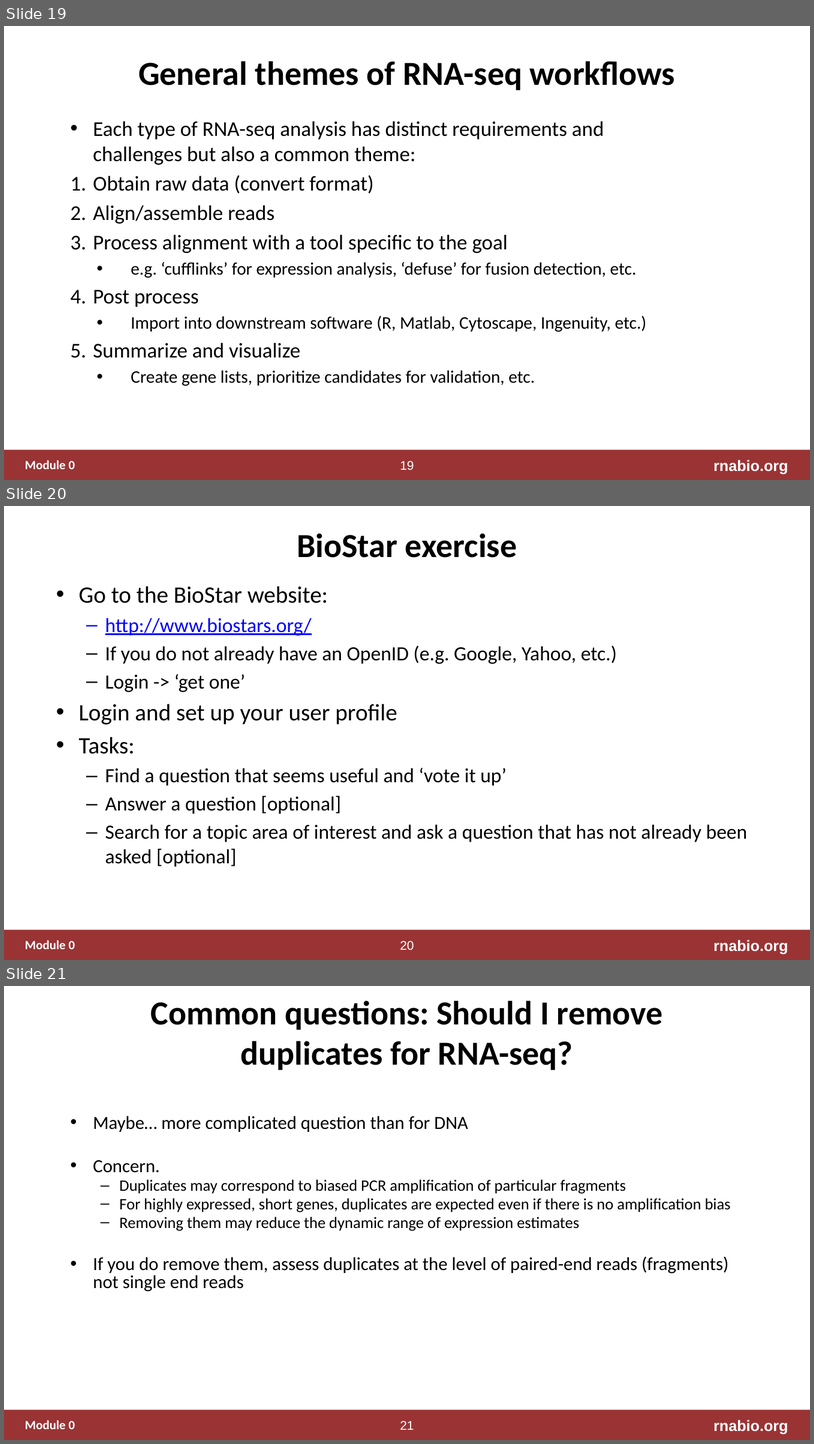
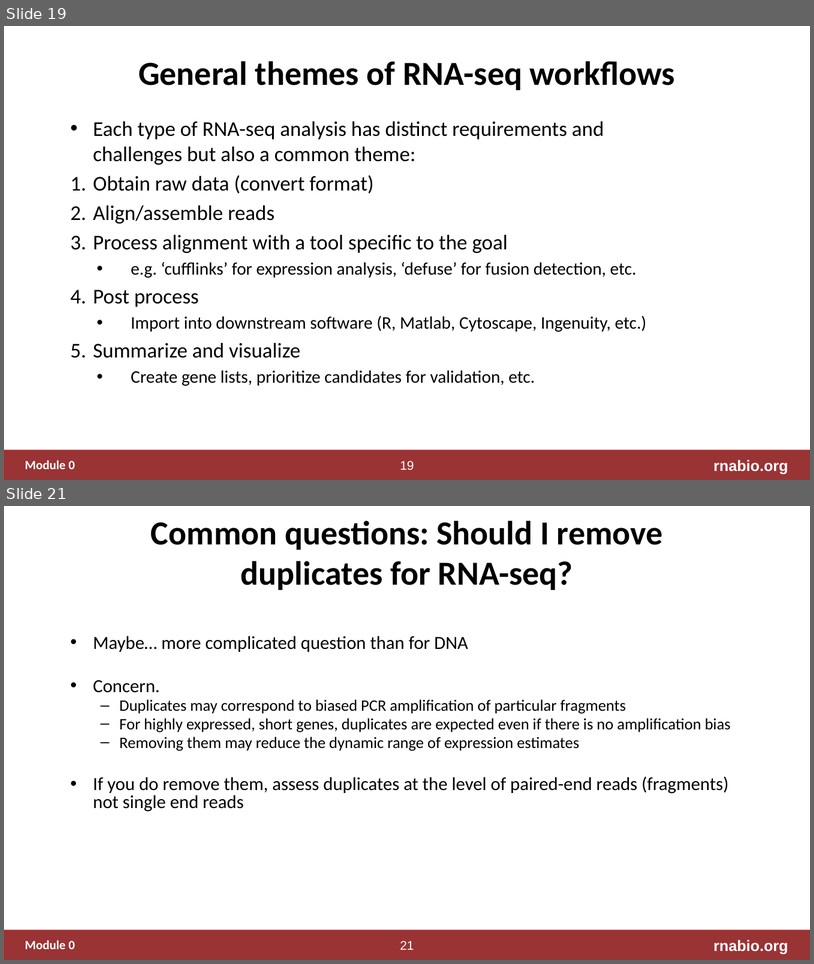
Before and after one commit to griffithlab/rnabio.org, a slide deck: assets/lectures/cbw/2020/full/RNASeq_Module1_IntrotoRNA.pptx. Shown one above the other, each under a label of ours: slides 19, 20 and 21 before the commit, slides 19 and 21 after it; the slides between them are not shown. The pictures are 814x1444 and 814x964 pixels, drawn with LibreOffice and Linux fonts; fonts in the diff are those of the drawing. Boxes give left, top, right and bottom in pixels: in the first picture for what was removed or moved away, otherwise in the second. Text is boxed around its words. In the diff, an @@ line names an element or a change of style, - is before the commit and + after.

```diff
--- a/assets/lectures/cbw/2020/full/RNASeq_Module1_IntrotoRNA.pptx
+++ b/assets/lectures/cbw/2020/full/RNASeq_Module1_IntrotoRNA.pptx
@@ slide 20 removed at bbox=[4, 506, 810, 960], background #FFFFFF; not listed: 4 template elements that a slide beside it also shows @@
@@ title removed at bbox=[297, 533, 517, 558] @@
-BioStar exercise
@@ text removed at bbox=[79, 586, 748, 867] @@
-• Go to the BioStar website:
-  – http://www.biostars.org/
-  – If you do not already have an OpenID (e.g. Google, Yahoo, etc.)
-  – Login -> ‘get one’
-• Login and set up your user profile
-• Tasks:
-  – Find a question that seems useful and ‘vote it up’
-  – Answer a question [optional]
-  – Search for a topic area of interest and ask a question that has not already been asked [optional]
```
Also in this commit, not shown: 1 slide changed, 1 slide added, 1 other file.
